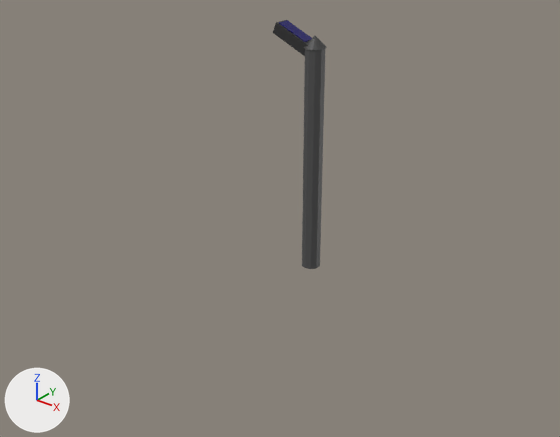
Before and after pictures for a commit that changed the Blender file Blender tutorials/Untitled.blend.
Rendered twice from a 50 mm camera at (8.47, -11.64, 6.95) aimed at (-0.58, -0.32, -0.07). Lighting does not change. The marker at lower left points along +X, +Y and +Z.

Script lines for the objects in view, before the commit:
```python
me_cylinder_001 = bpy.data.meshes.new('Cylinder.001')
me_cylinder_001.from_pydata(...)  # a 10-sided cylinder along z spanning x -0.19..0.19, y -0.2..0.2, z -2.2..2.2
me_cylinder_001.materials.append(mat_material_003)  # dark grey #525252
ob_cylinder = bpy.data.objects.new('Cylinder', me_cylinder_001)
ob_cylinder.location = (0.0, 0.0, 1.22)
ob_cylinder.scale = (1.0, 1.0, 1.05)
```
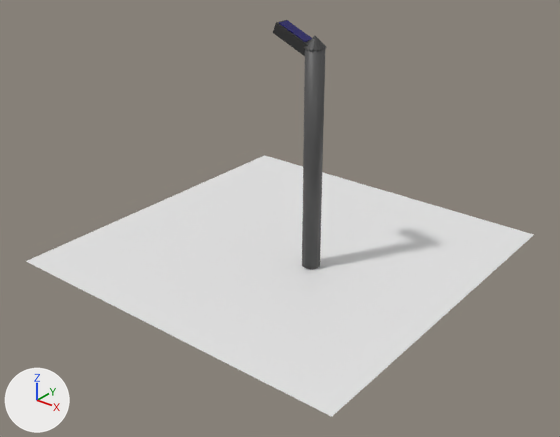
Location of each change, (x1, y1, x2, y2) in pixels of the pictures (560 x 437 px):
'Plane', added: after (26, 155, 534, 417)
part 1 of me_cylinder_001, shading changed: (302, 49, 325, 269) in both

Edits to the bpy script that builds the scene:
```text
Change me_cylinder_001:
    where me_cylinder_001.from_pydata(...)  # 20 vertices, 12 faces; spans x -0.19..0.19, y -0.2..0.2, z -2.2..2.2
    used by ob_cylinder; location = (0.0, 0.0, 1.22); scale = (1.0, 1.0, 1.05)
    me_cylinder_001 part 1: edges marked sharp go from 0 to 30
Add me_plane:
    me_plane.from_pydata([(-1.0, -1.0, 0.0), (1.0, -1.0, 0.0), (-1.0, 1.0, 0.0), (1.0, 1.0, 0.0)], [], [(0, 1, 3, 2)])
Add ob_plane:
    ob_plane = bpy.data.objects.new('Plane', me_plane)
    ob_plane.location = (-0.88, 0.35, -1.12)
    ob_plane.scale = (4.0, 4.0, 4.0)
```
